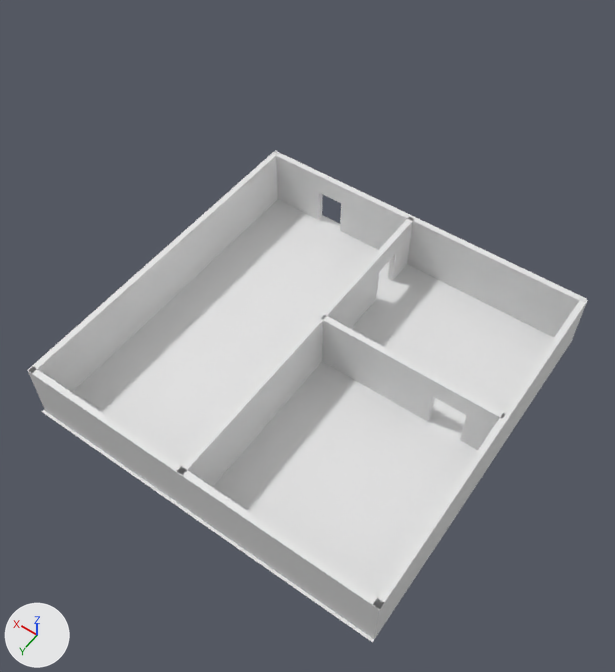
A saved change to the FBX model Assets/Models/house.fbx.
Both versions are drawn from a 50 mm camera at (-25.1, 36.4, 41.8) aimed at (-5.7, 9.2, -0.9). Lighting does not change. The marker at lower left points along +X, +Y and +Z. Where no turn or scale is listed for an object, it has been applied to the vertices.

In view in the first picture: 'Куб.005'.
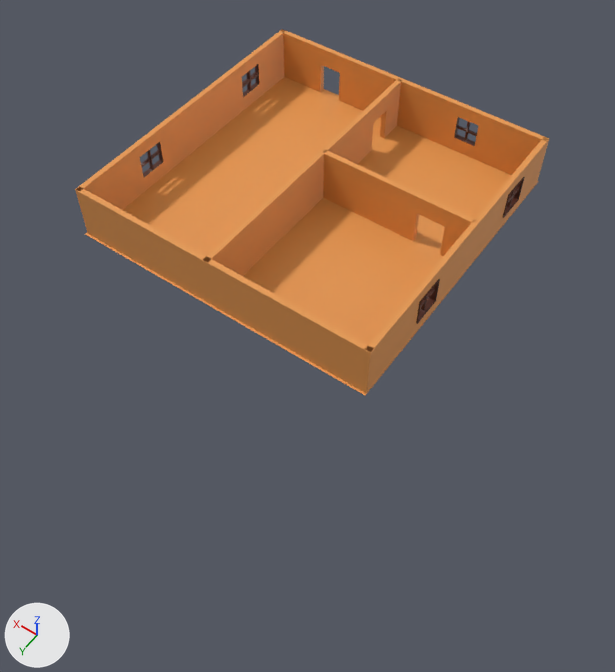
Changed parts and their boxes [x1, y1, x2, y2] in the pictures (615 x 672 px; the box of a moved part takes in the faces that stretch with it):
'Куб.005', reshaped, moved (15% narrower, 25% shorter): before [28, 151, 588, 642]; after [75, 29, 549, 395]
part 1 of me_куб_009, moved or reshaped: before [28, 367, 384, 639]; after [76, 187, 374, 394]
part 2 of me_куб_009, moved or reshaped: before [178, 217, 414, 487]; after [205, 79, 401, 276]
part 3 of me_куб_009, moved or reshaped: before [321, 314, 505, 450]; after [322, 150, 477, 256]
part 4 of me_куб_009, moved or reshaped: before [42, 200, 573, 642]; after [85, 77, 539, 395]
part 5 of me_куб_009, added (brown): after [365, 137, 549, 388]
part 6 of me_куб_009, added (brown): after [75, 29, 285, 233]
part 7 of me_куб_009, added (brown): after [280, 30, 549, 175]
part 8 of me_куб_009, deleted: before [272, 151, 587, 337]
part 9 of me_куб_009, deleted: before [28, 151, 278, 392]
part 10 of me_куб_009, deleted: before [373, 299, 588, 638]

Patch to the scene script:
```diff
--- a/Assets/Models/house.fbx.py
+++ b/Assets/Models/house.fbx.py
@@ mat_ветки @@
+mat_ветки = principled_material('ветки')
+mat_ветки.base_color = (0.0732, 0.017, 0.00766)  # brown #4c2315
@@ mat_дерево @@
+mat_дерево = principled_material('дерево')
+mat_дерево.base_color = (0.8, 0.319, 0.0789)  # orange #e7994f
@@ me_куб_009 @@
 # used by ob_куб_005; location = (-8.39, 0.73, 0.9)
 # verts and faces of me_куб_009; kept vertices keep their numbers, new ones are numbered from 100
 # before: 24 (11.2, -0.2, -1.1), 25 (11.2, -0.2, 3.0) at pixel (279, 152), 26 (11.2, 22.4, -1.1) at pixel (49, 413), 27 (11.2, 22.4, 3.0) at pixel (32, 373), 28 (11.6, -0.2, -1.1)
 # before: 29 (11.6, -0.2, 3.0) at pixel (274, 150), 30 (11.6, 22.4, -1.1) at pixel (45, 410), 31 (11.6, 22.4, 3.0) at pixel (27, 370)
 # before: 40 (-10.9, 22.4, -1.0) at pixel (367, 634), 41 (-10.9, 22.4, 3.0) at pixel (372, 604), 42 (-10.9, -0.1, -1.0), 43 (-10.9, -0.1, 3.0) at pixel (581, 297), 44 (-11.2, 22.4, -1.0) at pixel (374, 639)
 # before: 45 (-11.2, 22.4, 3.0) at pixel (379, 609), 46 (-11.2, -0.1, -1.0) at pixel (571, 342), 47 (-11.2, -0.1, 3.0) at pixel (587, 300)
-me_куб_009.from_pydata(...)  # 100 vertices, 88 faces; spans x -11.3..11.7, y -0.4..22.6, z -1.1..3.0
+me_куб_009.from_pydata(...)  # 782 vertices, 814 faces; spans x -11.5..11.5, y -11.5..11.5, z 0.0..4.0
+# me_куб_009 part 1: the loose piece of 8 vertices spanning x -11.2..11.5, y 22.0..22.4, z -1.1..3.0 is moved by (-0.2, -11.1, 1.0), in mat_дерево (orange #e7994f)
+# me_куб_009 part 2: the loose piece of 24 vertices spanning x 0.5..0.9, y 0.0..22.4, z -1.1..3.0 is moved by (-0.2, -11.2, 1.0), in mat_дерево (orange #e7994f)
+# me_куб_009 part 3: the loose piece of 24 vertices spanning x -11.0..0.6, y 9.7..10.1, z -1.1..3.0 is moved by (-0.2, -11.1, 1.0), in mat_дерево (orange #e7994f)
+# me_куб_009 part 4: the loose piece of 4 vertices spanning x -11.3..11.7, y -0.4..22.6, z -1.0 is moved by (-0.2, -11.1, 1.0), in mat_дерево (orange #e7994f)
+# me_куб_009 part 5: a new loose piece of 260 vertices spanning x -11.5..-11.1, y -11.3..11.3, z 0.0..4.0
+# me_куб_009 part 6: a new loose piece of 248 vertices spanning x 11.0..11.4, y -11.3..11.3, z 0.0..4.0
+# me_куб_009 part 7: a new loose piece of 214 vertices spanning x -11.4..11.4, y -11.4..-10.9, z 0.0..4.0
+# me_куб_009 part 8: the loose piece of 24 vertices spanning x -11.2..11.6, y -0.2..0.2, z -1.0..3.0 is deleted
+# me_куб_009 part 9
+delete_vertices([*range(24, 32)])  # with the faces that use them
+# me_куб_009 part 10
+delete_vertices([*range(40, 48)])  # with the faces that use them
+me_куб_009.materials.append(mat_дерево)  # orange #e7994f
+me_куб_009.materials.append(mat_ветки)  # brown #4c2315
@@ ob_куб_005 @@
 ob_куб_005 = bpy.data.objects.new('Куб.005', me_куб_009)
-ob_куб_005.location = (-8.39, 0.73, 0.9)
+ob_куб_005.location = (0.0, 0.0, 0.0)
```
